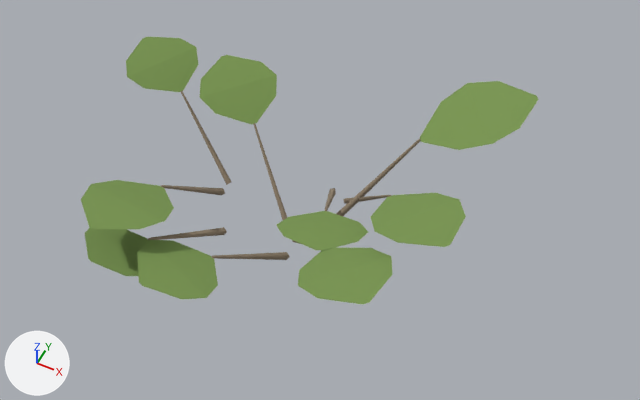
What one commit did to the glTF model environment/forest/assets/floor_lod0.glb.
Before and after are seen from a 50 mm camera at (0.503, -0.824, 1.073) aimed at (0.121, -0.059, 0.118). Arrows for +X, +Y and +Z are at lower left; the lights stay in place. The older version comes first. Vertices at exactly the same position are counted once.

Names of what the first picture shows: 'Bark', 'Leaves'.
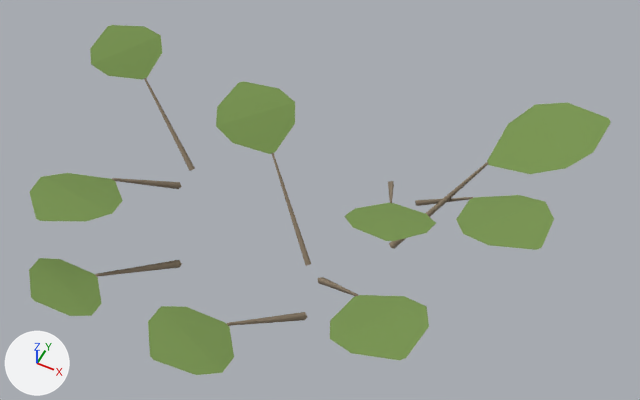
Pixel boxes (x1, y1, x2, y2) of what changed, in the pictures (640 x 400 px; the box of a moved part takes in the faces that stretch with it):
'Leaves', reshaped (27% wider, 31% taller): before (81, 37, 539, 304); after (29, 25, 611, 375)
'Bark', reshaped (44% wider, 46% taller): before (148, 91, 420, 260); after (95, 78, 488, 326)
part 1 of me_bark_023, moved or reshaped: before (253, 123, 287, 220); after (272, 153, 311, 266)
part 2 of me_bark_023, moved or reshaped: before (336, 139, 420, 216); after (389, 162, 488, 249)
part 3 of me_bark_023, moved or reshaped: before (148, 227, 227, 240); after (95, 260, 182, 277)
part 4 of me_bark_023, moved or reshaped: before (161, 185, 225, 195); after (112, 178, 181, 189)
part 5 of me_bark_023, moved or reshaped: before (343, 195, 389, 204); after (415, 197, 471, 206)
part 6 of me_bark_023, moved or reshaped: before (212, 252, 290, 260); after (228, 312, 307, 326)
part 7 of me_bark_023, moved or reshaped (not visible before): after (318, 277, 358, 296)
part 8 of me_bark_023, moved or reshaped: before (180, 91, 231, 185); after (144, 78, 195, 171)
part 9 of me_bark_023, moved or reshaped: before (325, 188, 336, 211); after (388, 181, 394, 202)
part 10 of me_leaves_027, moved or reshaped: before (200, 55, 277, 125); after (216, 81, 295, 154)
part 11 of me_leaves_027, moved or reshaped: before (420, 81, 539, 150); after (487, 103, 611, 174)
part 12 of me_leaves_027, moved or reshaped: before (85, 227, 149, 276); after (29, 258, 102, 316)
part 13 of me_leaves_027, moved or reshaped: before (81, 180, 174, 229); after (30, 173, 123, 222)
part 14 of me_leaves_027, moved or reshaped: before (371, 193, 466, 247); after (456, 195, 554, 250)
part 15 of me_leaves_027, moved or reshaped: before (137, 240, 218, 299); after (148, 306, 234, 375)
part 16 of me_leaves_027, moved or reshaped: before (298, 247, 392, 304); after (330, 295, 429, 360)
part 17 of me_leaves_027, moved or reshaped: before (126, 37, 198, 92); after (90, 25, 162, 80)
part 18 of me_leaves_027, moved or reshaped: before (277, 211, 368, 251); after (344, 203, 436, 241)

Edits to the bpy script that builds the scene:
```text
Change me_bark_023:
    used by ob_bark; location = (0.0, 0.0, 0.0)
    remove me_bark_023.from_pydata(...)  # 108 vertices, 90 faces; spans x -0.193..0.219, y -0.215..0.077, z -0.004..0.165
    add me_bark_023.from_pydata(...)  # 108 vertices, 90 faces; spans x -0.264..0.324, y -0.301..0.123, z -0.004..0.165
    me_bark_023 part 1: the loose piece of 8 vertices spanning x -0.042..0.065, y -0.052..0.036, z -0.004..0.123 is moved by (0.056, -0.044, 0.0)
    me_bark_023 part 2: the loose piece of 8 vertices spanning x 0.107..0.219, y -0.006..0.077, z -0.003..0.165 is moved by (0.104, -0.001, 0.0)
    me_bark_023 part 3: the loose piece of 8 vertices spanning x -0.078..-0.025, y -0.215..-0.088, z -0.004..0.09 is moved by (-0.028, -0.086, 0.0)
    me_bark_023 part 4: the loose piece of 8 vertices spanning x -0.089..-0.07, y -0.153..-0.017, z -0.004..0.136 is moved by (-0.071, -0.02, 0.0)
    me_bark_023 part 5: the loose piece of 8 vertices spanning x 0.108..0.217, y -0.03..0.058, z -0.004..0.144 is moved by (0.105, 0.048, 0.0)
    me_bark_023 part 6: the loose piece of 8 vertices spanning x 0.03..0.086, y -0.214..-0.087, z -0.003..0.11 is moved by (0.075, -0.086, 0.0)
    me_bark_023 part 7: the loose piece of 8 vertices spanning x 0.071..0.174, y -0.146..-0.051, z -0.004..0.131 is moved by (0.071, -0.053, 0.0)
    me_bark_023 part 8: the loose piece of 8 vertices spanning x -0.193..-0.072, y -0.005..0.061, z -0.004..0.111 is moved by (-0.071, 0.0, 0.0)
    me_bark_023 part 9: the loose piece of 8 vertices spanning x 0.079..0.132, y -0.061..0.066, z -0.003..0.101 is moved by (0.078, 0.057, 0.0)
    other edits to the shape of me_bark_023 do not show in these pictures
Change me_leaves_027:
    used by ob_leaves; location = (0.0, 0.0, 0.0)
    remove me_leaves_027.from_pydata(...)  # 90 vertices, 72 faces; spans x -0.293..0.356, y -0.318..0.19, z 0.088..0.222
    add me_leaves_027.from_pydata(...)  # 90 vertices, 72 faces; spans x -0.364..0.461, y -0.404..0.189, z 0.088..0.222
    me_leaves_027 part 10: the loose piece of 10 vertices spanning x -0.145..-0.033, y 0.014..0.133, z 0.121..0.164 is moved by (0.056, -0.044, 0.0)
    me_leaves_027 part 11: the loose piece of 10 vertices spanning x 0.215..0.356, y 0.058..0.19, z 0.163..0.222 is moved by (0.104, -0.001, 0.0)
    me_leaves_027 part 12: the loose piece of 10 vertices spanning x -0.153..-0.031, y -0.3..-0.212, z 0.088..0.12 is moved by (-0.028, -0.086, 0.0)
    me_leaves_027 part 13: the loose piece of 10 vertices spanning x -0.158..-0.028, y -0.288..-0.151, z 0.134..0.182 is moved by (-0.071, -0.02, 0.0)
    me_leaves_027 part 14: the loose piece of 10 vertices spanning x 0.213..0.334, y -0.135..-0.01, z 0.142..0.193 is moved by (0.105, 0.048, 0.0)
    me_leaves_027 part 15: the loose piece of 10 vertices spanning x -0.049..0.072, y -0.318..-0.211, z 0.108..0.147 is moved by (0.075, -0.086, 0.0)
    me_leaves_027 part 16: the loose piece of 10 vertices spanning x 0.163..0.281, y -0.249..-0.128, z 0.129..0.176 is moved by (0.071, -0.053, 0.0)
    me_leaves_027 part 17: the loose piece of 10 vertices spanning x -0.293..-0.19, y 0.027..0.143, z 0.109..0.148 is moved by (-0.071, 0.0, 0.0)
    me_leaves_027 part 18: the loose piece of 10 vertices spanning x 0.088..0.209, y -0.157..-0.059, z 0.099..0.134 is moved by (0.078, 0.057, 0.0)
```
